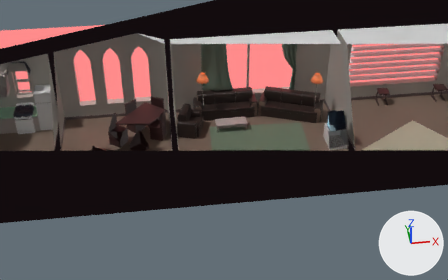
One commit to the Blender file Assets/Models/Apartment.blend: the scene before it, then after it.
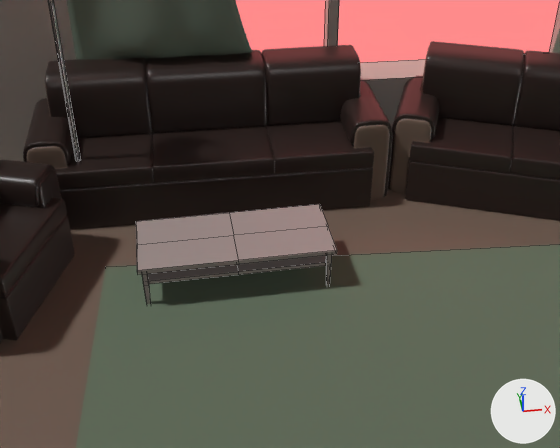
Each version appears first from a 50 mm lens placed at (0.42, -13.7, 12.52), pointed at (2.79, 4.5, -0.31), and next in a close-up from a 50 mm lens placed at (2.87, 1.14, 2.91), pointed at (3.36, 4.85, 0.29). Arrows for +X, +Y and +Z are at lower right; the lights stay in place. The close-ups show mesh edges as thin lines. Everything nearer to the camera than a plane just in front of the edit is cut away.

Before the edit, the objects in view are built like this:
```python
ob_coffee_table_001 = bpy.data.objects.new('Coffee Table.001', me_coffee_table)
ob_coffee_table_001.location = (3.082, 4.784, 0.0)
ob_coffee_table_001.rotation_euler = (0.0, 0.0, -1.536)  # degrees (0, 0, -88)
ob_coffee_table_001.scale = (0.238, 0.556, 0.141)
ob_couch_002 = bpy.data.objects.new('Couch.002', me_couch)
ob_couch_002.location = (5.397, 5.423, 0.0)
ob_couch_002.rotation_euler = (0.0, 0.0, -0.382)  # degrees (0, 0, -22)
ob_couch_002.scale = (0.364, 0.416, 0.416)
ob_walls = bpy.data.objects.new('Walls', me_plane)
ob_walls.location = (0.0, 0.0, 0.0)
# also in view: 'Curtains' at (3.92, 6.01, 1.56); 'Couch.001' at (3.01, 5.75, 0.43); 'Recliner.001' at (1.63, 4.85, 0.43); 'Rug Living Room' at (3.94, 3.97, 0.01); 'BIllboard' at (1.92, 6.79, 1.53)
```
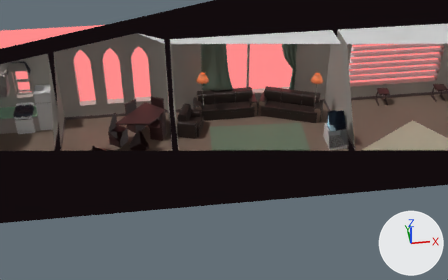
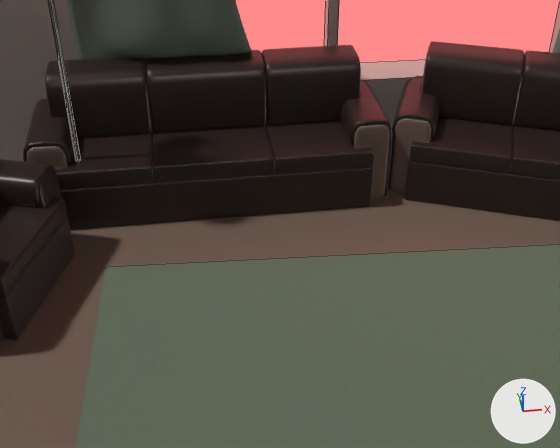
Boxes [x1, y1, x2, y2] around the edits, measured in the close-ups (560 x 448 px):
'Coffee Table.001', deleted
    before: [136, 204, 337, 304]

What the commit changed:
me_coffee_table has 28 vertices, 18 faces and spans x 0.0..1.0, y -1.0..0.0, z 0.0..2.0.
me_coffee_table is used by ob_coffee_table; location (0.0, 0.0, 0.0); scale (0.238, 0.556, 0.141).
me_coffee_table part 1: the whole mesh is scaled about the mesh origin by (0.238, 0.556, 0.141).
Object 'Coffee Table.001' (ob_coffee_table_001) is deleted.
